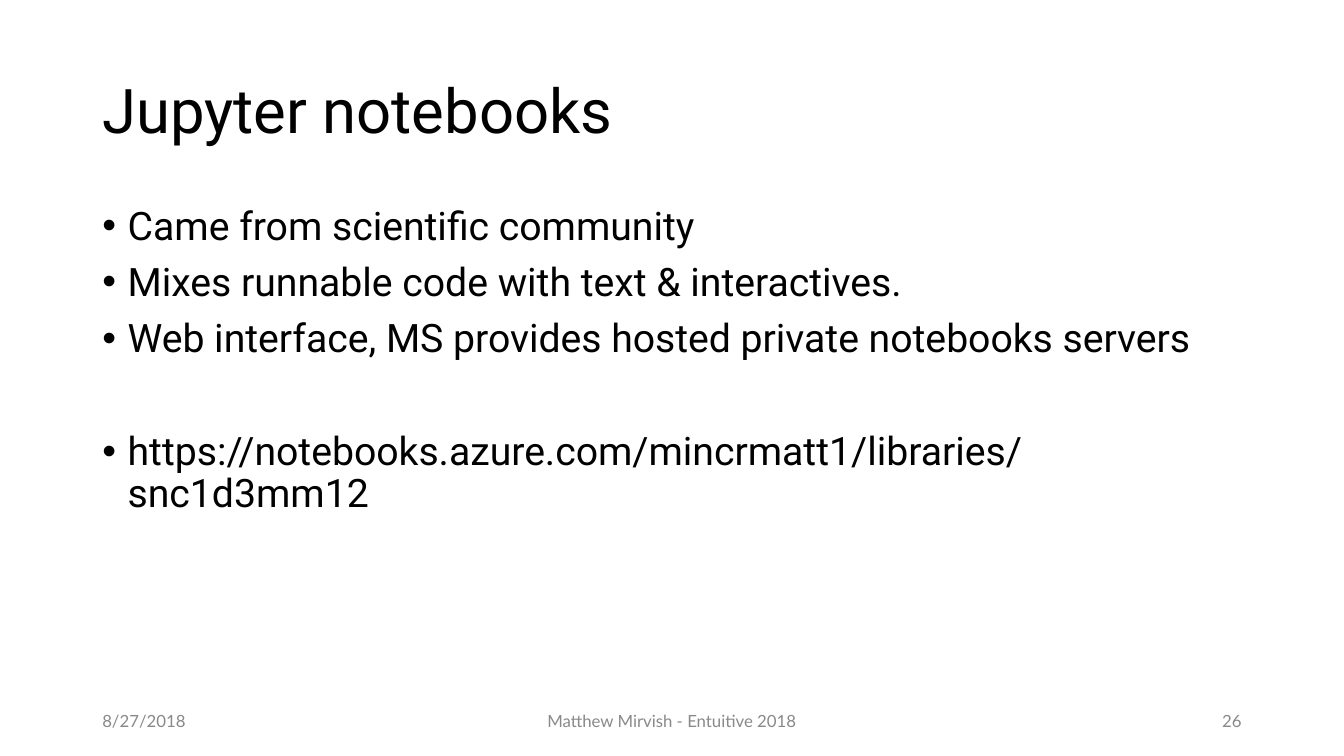
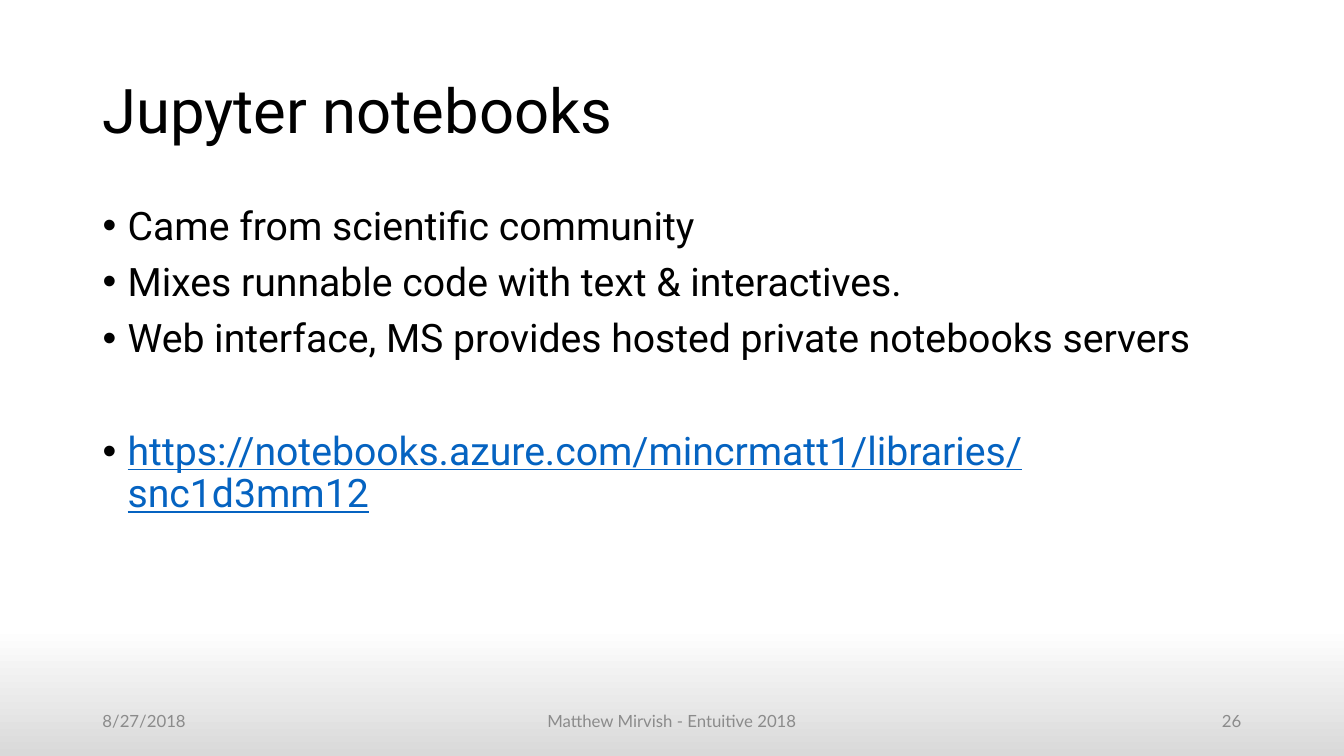
Before and after one commit to mincrmatt12/EntuitivePresentation2018, a slide deck: slide 26 of Entuitive 2018.odp. Drawn at 1344x756 pixels with LibreOffice and Linux fonts; fonts in the diff are those of the drawing. Boxes give left, top, right and bottom in pixels: in the first picture for what was removed or moved away, otherwise in the second. Text is boxed around its words. In the diff, an @@ line names an element or a change of style, - is before the commit and + after.

```diff
--- a/Entuitive 2018.odp
+++ b/Entuitive 2018.odp
@@ background #FFFFFF to gradient #FFFFFF to #D9D9D9 @@
@@ text at box(128, 435, 1022, 513): text colour #000000 to #0563C1, underline on in "https://notebooks.azure.com/mincrmatt1/libraries/snc1d3mm12" @@
@@ text colour #898989 to #8B8B8B in 3 elements at box(102, 715, 185, 728), box(547, 715, 796, 727), box(1222, 715, 1241, 727) @@
```
Also in this commit, not shown: 35 other slides changed, 1 other file.
